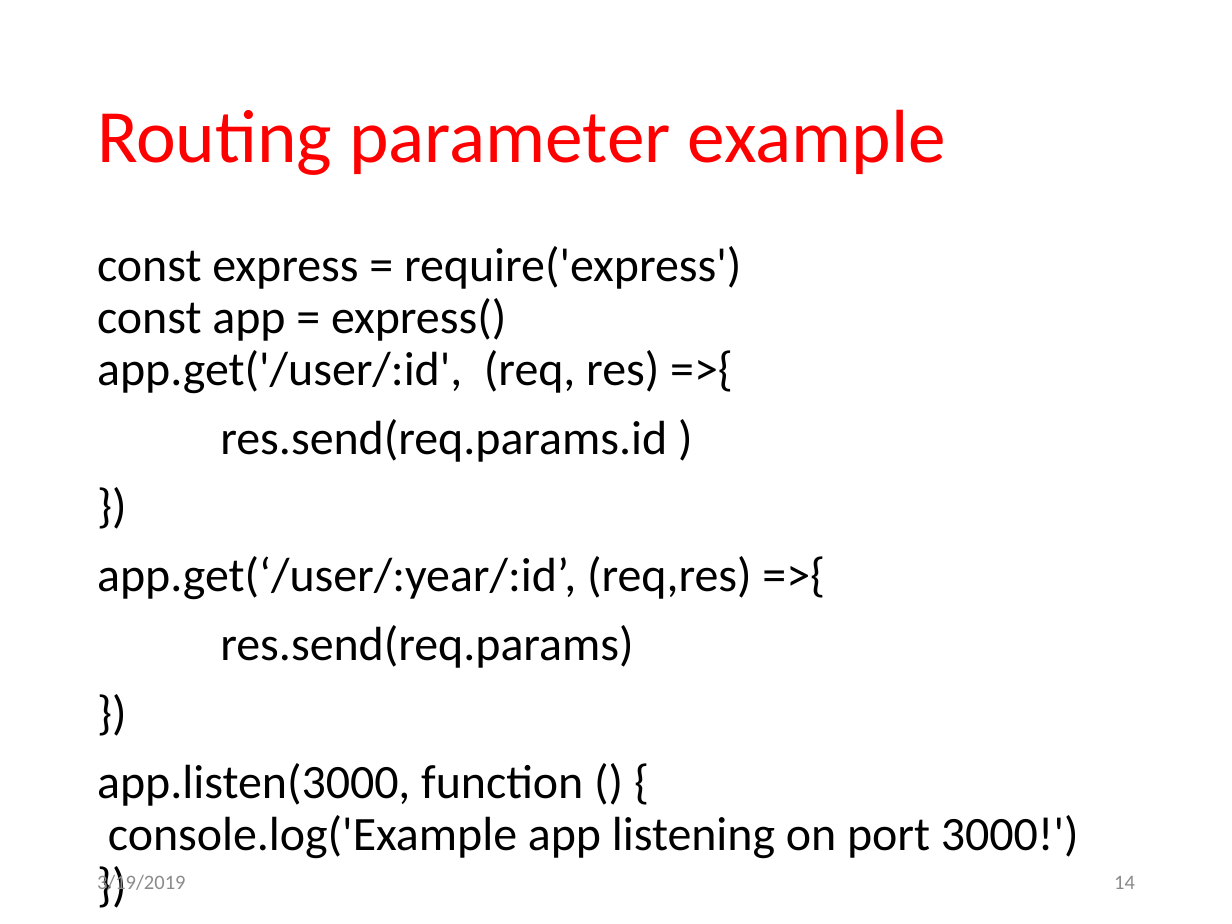
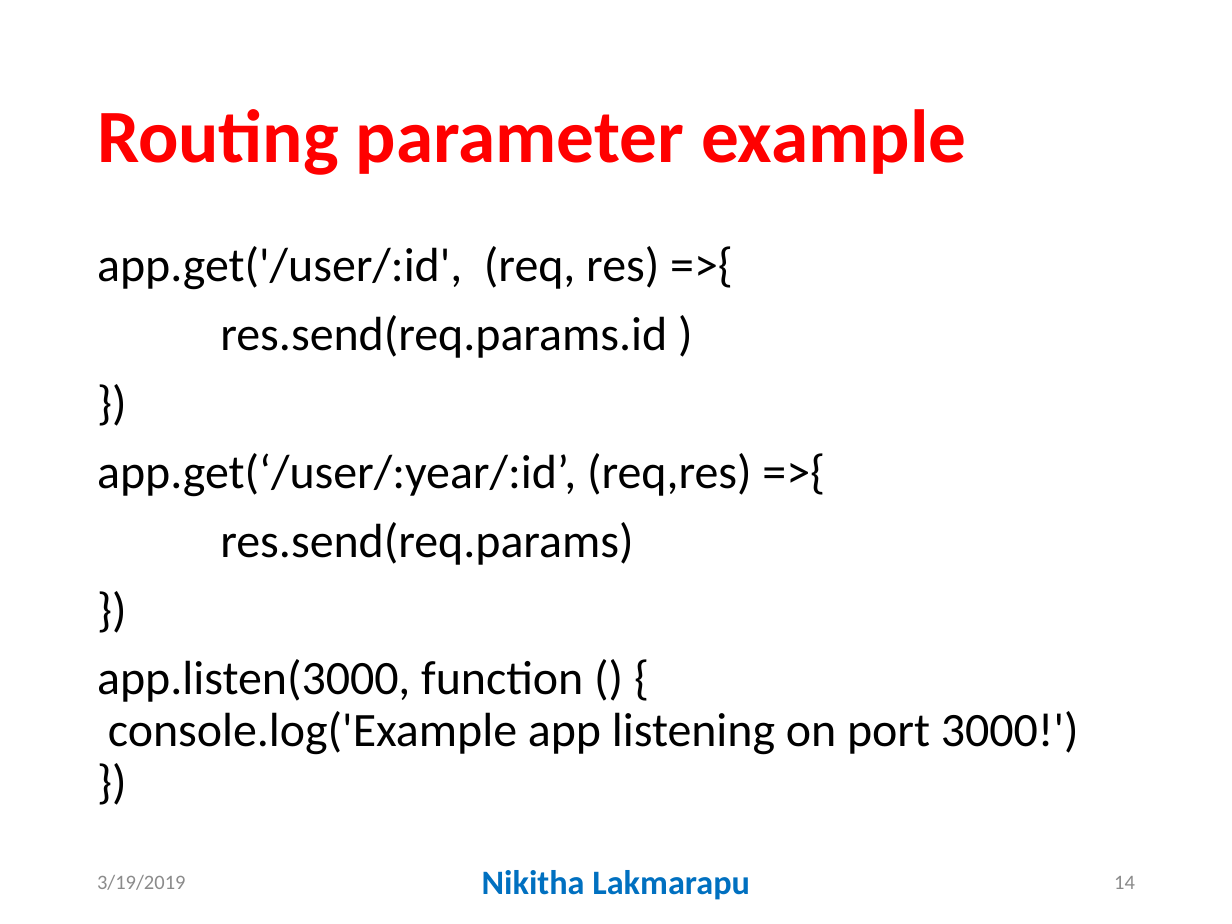
Before and after one commit to GallaPriyanka/routingExpressApp, a slide deck: slide 14 of docs/ws5.pptx. Drawn at 1232x924 pixels with LibreOffice and Linux fonts; fonts in the diff are those of the drawing. Boxes give left, top, right and bottom in pixels: in the first picture for what was removed or moved away, otherwise in the second. Text is boxed around its words. In the diff, an @@ line names an element or a change of style, - is before the commit and + after.

```diff
--- a/docs/ws5.pptx
+++ b/docs/ws5.pptx
@@ title "Routing parameter example" at <box>97,109,966,175</box>: bold on @@
@@ text at <box>97,246,659,290</box>: text changed @@
-const express = require('express')
-const app = express()
-app.get('/user/:id', (req, res) =>{
+app.get('/user/:id', (req, res) =>{
@@ text added at <box>482,870,750,900</box>, 20 pt, text #0070C0, bold @@
+Nikitha Lakmarapu
```
Also in this commit, not shown: 15 other slides changed, 4 other files.
